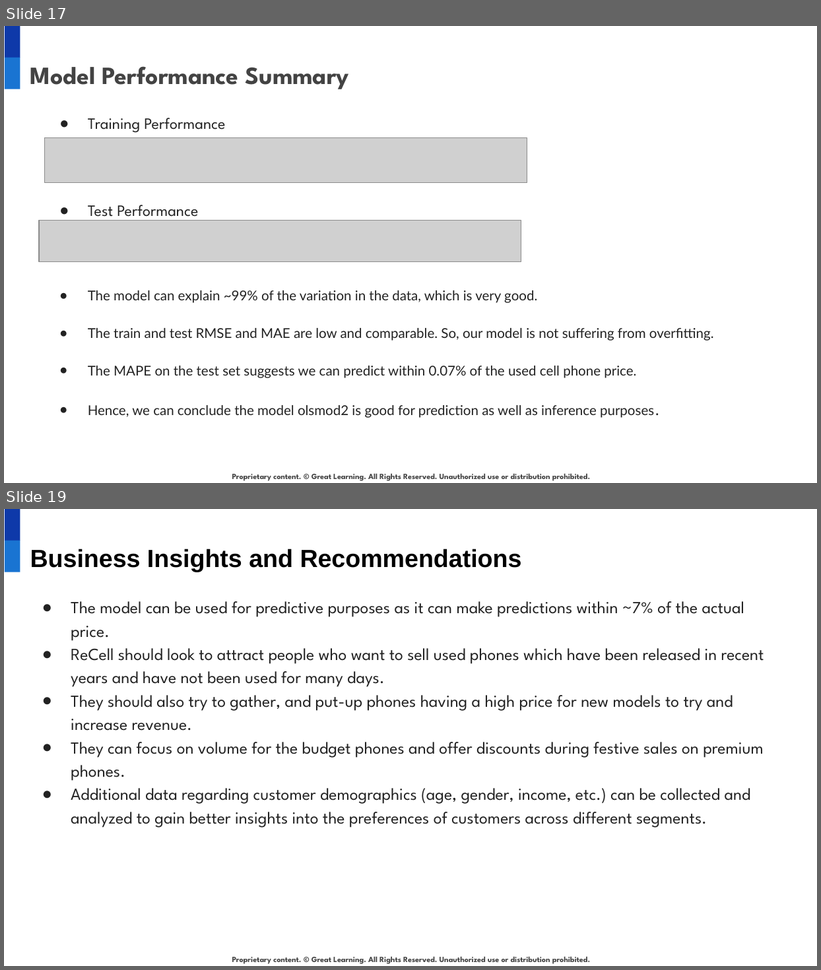
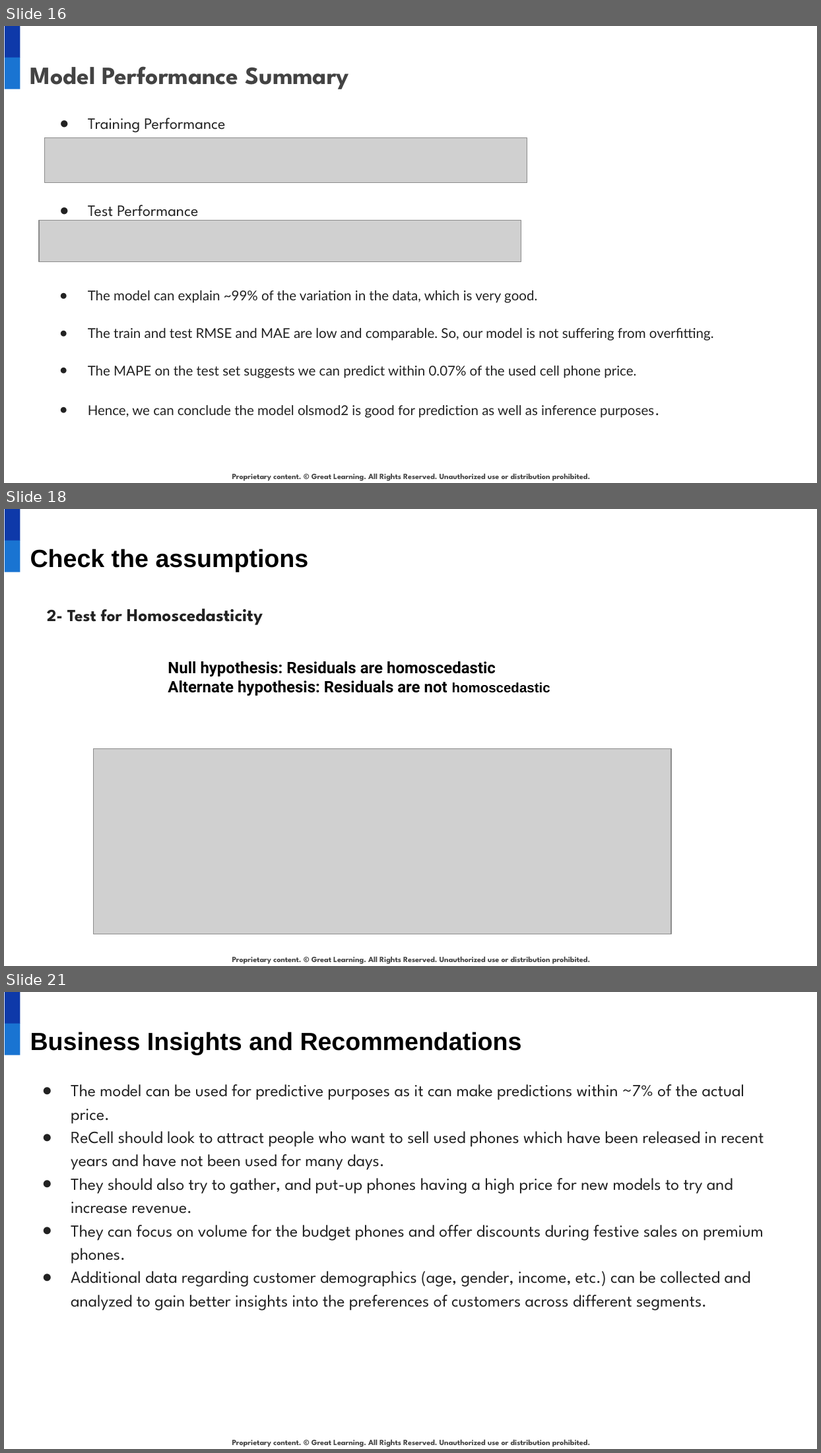
Before and after one commit to narges-shahmo/UT-Austin-Data-Science-Post-Graduate, a slide deck: linear regression/used_cellphone_presentation.pptx. Shown one above the other, each under a label of ours: slides 17 and 19 before the commit, slides 16, 18 and 21 after it; the slides between them are not shown. The pictures are 821x970 and 821x1453 pixels, drawn with LibreOffice and Linux fonts; fonts in the diff are those of the drawing; grey boxes stand for pictures; background and template pictures are left out. Boxes give left, top, right and bottom in pixels: in the first picture for what was removed or moved away, otherwise in the second. Text is boxed around its words. In the diff, an @@ line names an element or a change of style, - is before the commit and + after.

```diff
--- a/linear regression/used_cellphone_presentation.pptx
+++ b/linear regression/used_cellphone_presentation.pptx
@@ slide 18 added at (x1=4, y1=509, x2=817, y2=966), background #FFFFFF; not listed: 3 template elements that a slide beside it also shows @@
@@ title added at (x1=30, y1=549, x2=309, y2=572), 22 pt, text #000000, bold @@
+Check the assumptions
@@ text added at (x1=47, y1=609, x2=263, y2=625), 16 pt, text #222222, bold @@
+2- Test for Homoscedasticity
@@ text added at (x1=168, y1=661, x2=550, y2=696), 14 pt, text #000000, bold @@
+Null hypothesis: Residuals are homoscedastic
+Alternate hypothesis: Residuals are not homoscedastic
@@ picture added at (x1=94, y1=749, x2=671, y2=934) @@
@@ what was slide 17 is now slide 16 @@
@@ what was slide 19 is now slide 21 @@
```
Also in this commit, not shown: 6 slides changed, 3 other slides added, 2 slides removed, 2 other files.
